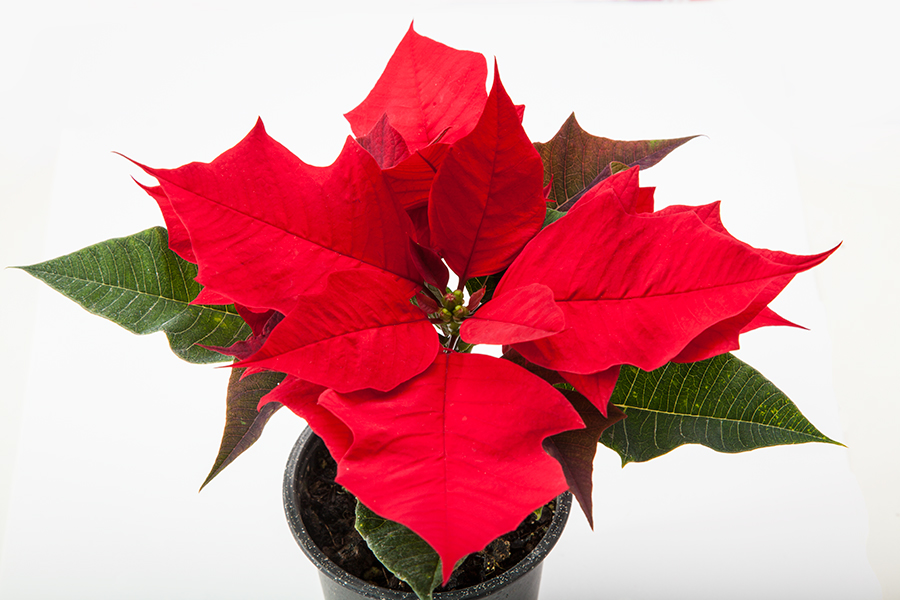
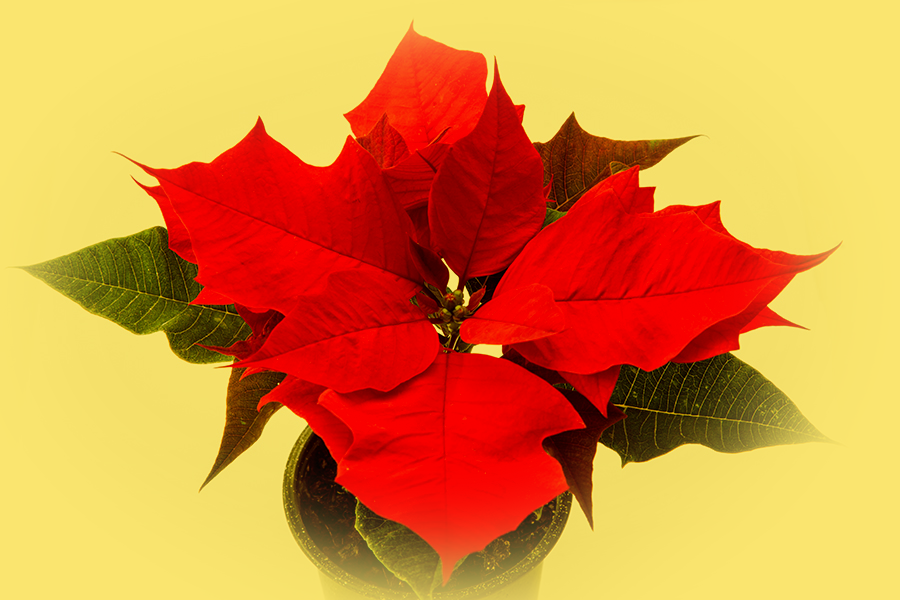
The second w=900, h=600 image is a revision of the first. Changes to its layers:
"レイヤー 0": blend normal → linear burn, painted on it, masked it over [0, 0, 900, 600]
